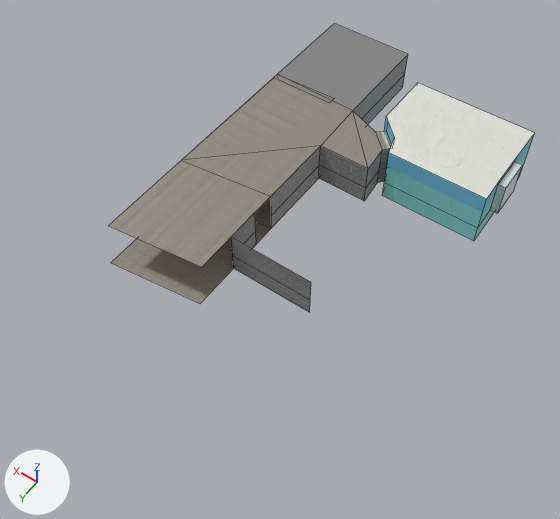
Two versions of the FBX model Assets/FearDream/model.fbx, one commit apart.
Both versions are drawn from a 50 mm camera at (-5.05, 17.5, 18.71) aimed at (3.41, 5.65, 0.08). Every picture has the same lights, and +X, +Y and +Z are marked at lower left. Mesh edges are drawn as thin lines on the coarser meshes. Where no turn or scale is listed for an object, it has been applied to the vertices.
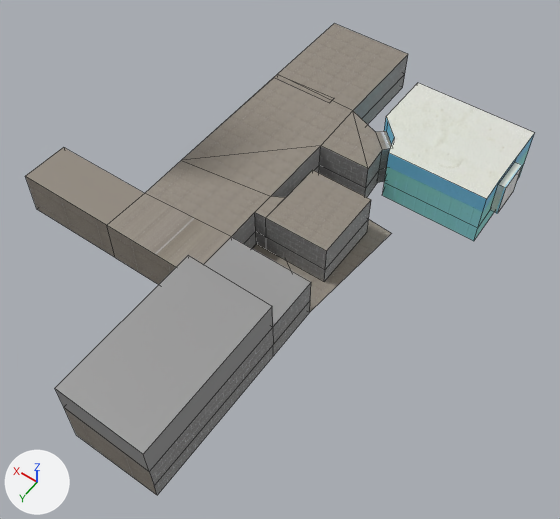
Where the change shows, as pixel boxes [x1, y1, x2, y2] in the pictures (560 x 519 px):
'Plane', reshaped (20% wider, 63% taller): before [109, 23, 535, 312]; after [25, 23, 535, 495]
part 1 of me_plane, built on: before [109, 160, 271, 303]; after [25, 147, 391, 495]
part 2 of me_plane, surface changed: [182, 76, 342, 248] in both
part 3 of me_plane, recoloured: [280, 24, 407, 108] in both

The edits, one by one:
me_plane is used by ob_plane; location (0.0, 0.0, 0.0).
me_plane had 85 vertices, 66 faces and spanned x -1.25..7.57, y -3.59..8.71, z -0.02..1.93.
me_plane now has 124 vertices, 104 faces and spans x -1.25..11.01, y -3.59..13.38, z -0.02..2.47.
Part 1, on me_plane:
4 vertices are removed from x 4.4..7.54, y 8.02..8.71, z -0.01..1.52.
2 faces are deleted.
37 vertices are added at x 1.21..11.01, y 2.38..13.38, z -0.02..2.47.
6 new vertices lie (0.0, 4.89, 0.0) away from vertices in x 1.62..4.4, y 8.47..8.49, z -0.01..2.47.
14 new faces join them, mat_bunkerfloor (picture img_floor1_jpg).
26 new faces join them, mat_brick (picture img_wall2_jpg).
me_plane part 2: 12 kept faces spanning x 1.62..7.57, y -3.59..6.68, z -0.02..1.52 get new texture (UV) coordinates.
me_plane part 3: 1 face spanning x 4.44..7.57, y -3.59..0.07, z 1.5 switches from mat_brick (picture img_wall2_jpg) to mat_bunkerfloor (picture img_floor1_jpg).
